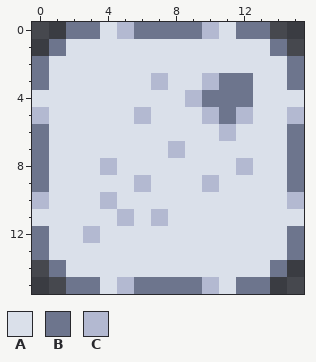
Pixel-art sprite: images/forms/missile.png. Above: the version before the commit.
The file is 128x128 pixels, drawn in blocks of 8x8; one block is one cell here.
Palette (. is transparent): A #dae0ea  B #6d758d  C #b3b9d1
Pixels before, first column x 0:
 0 ..BBACBBBBCABB..
 1 .BAAAAAAAAAAAAB.
 2 BAAAAAAAAAAAAAAB
 3 BAAAAAACAACBBAAB
 4 AAAAAAAAACBBBAAA
 5 CAAAAACAAACBCAAC
 6 BAAAAAAAAAACAAAB
 7 BAAAAAAACAAAAAAB
 8 BAAACAAAAAAACAAB
 9 BAAAAACAAACAAAAB
10 CAAACAAAAAAAAAAC
11 AAAAACACAAAAAAAA
12 BAACAAAAAAAAAAAB
13 BAAAAAAAAAAAAAAB
14 .BAAAAAAAAAAAAB.
15 ..BBACBBBBCABB..
The same view after the edit:
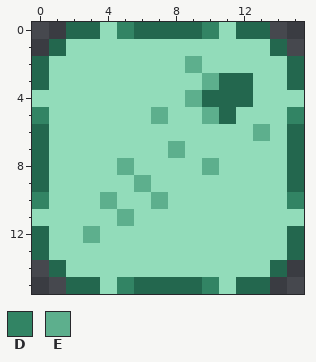
Colours new in this view: D #328464  E #5daf8d
The exact change:
colour A: #dae0ea -> #92dcba
colour B: #6d758d -> #23674e
Changed rows in their new state; - is a pixel that keeps its letter.
first column x 0:
 0 -----D----D-----
 2 ---------E------
 3 -------A--E-----
 4 ---------E------
 5 D-----AE--E-A--D
 6 -----------A-E--
 7 --------E-------
 8 ----AE----E-A---
 9 ------E---A-----
10 D---E--E-------D
11 -----E-A--------
12 ---E------------
15 -----D----D-----
